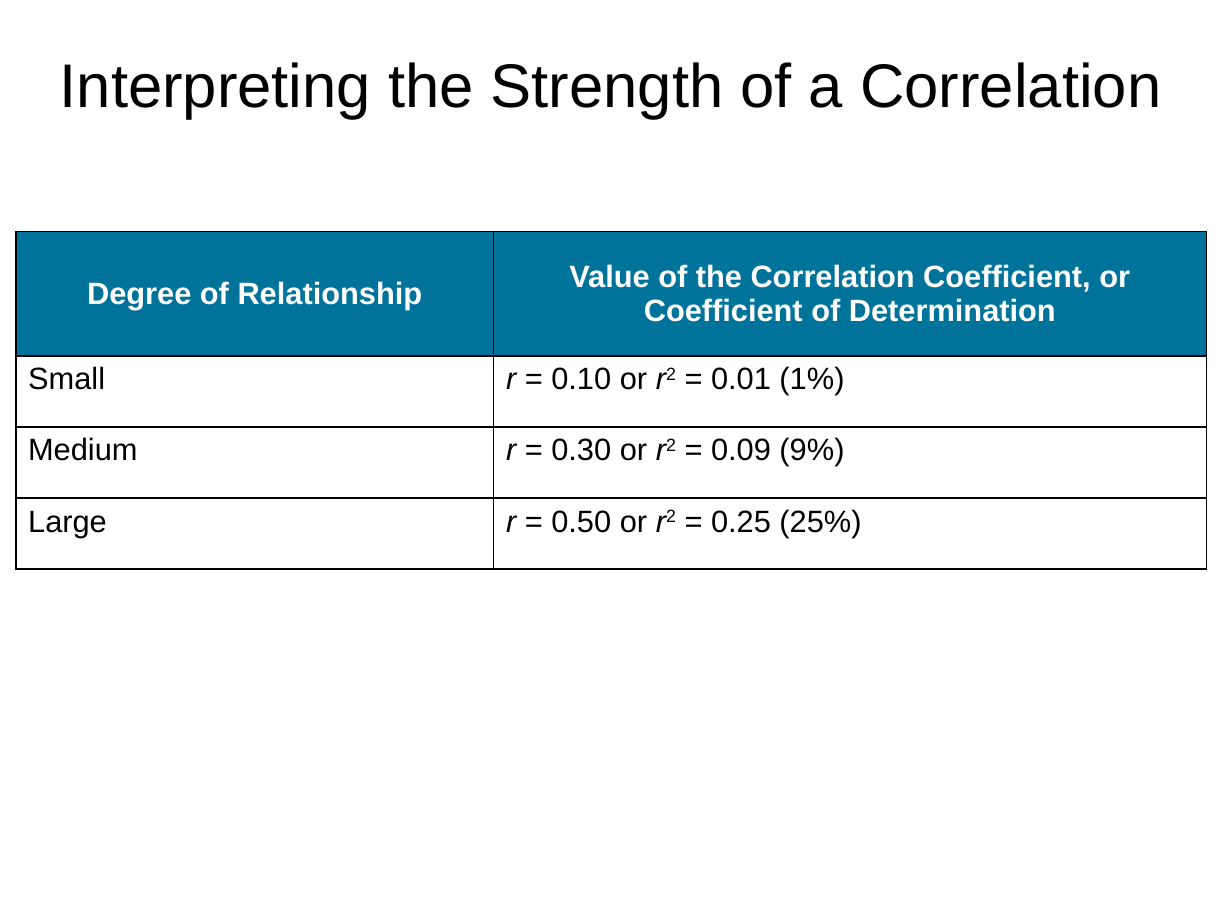
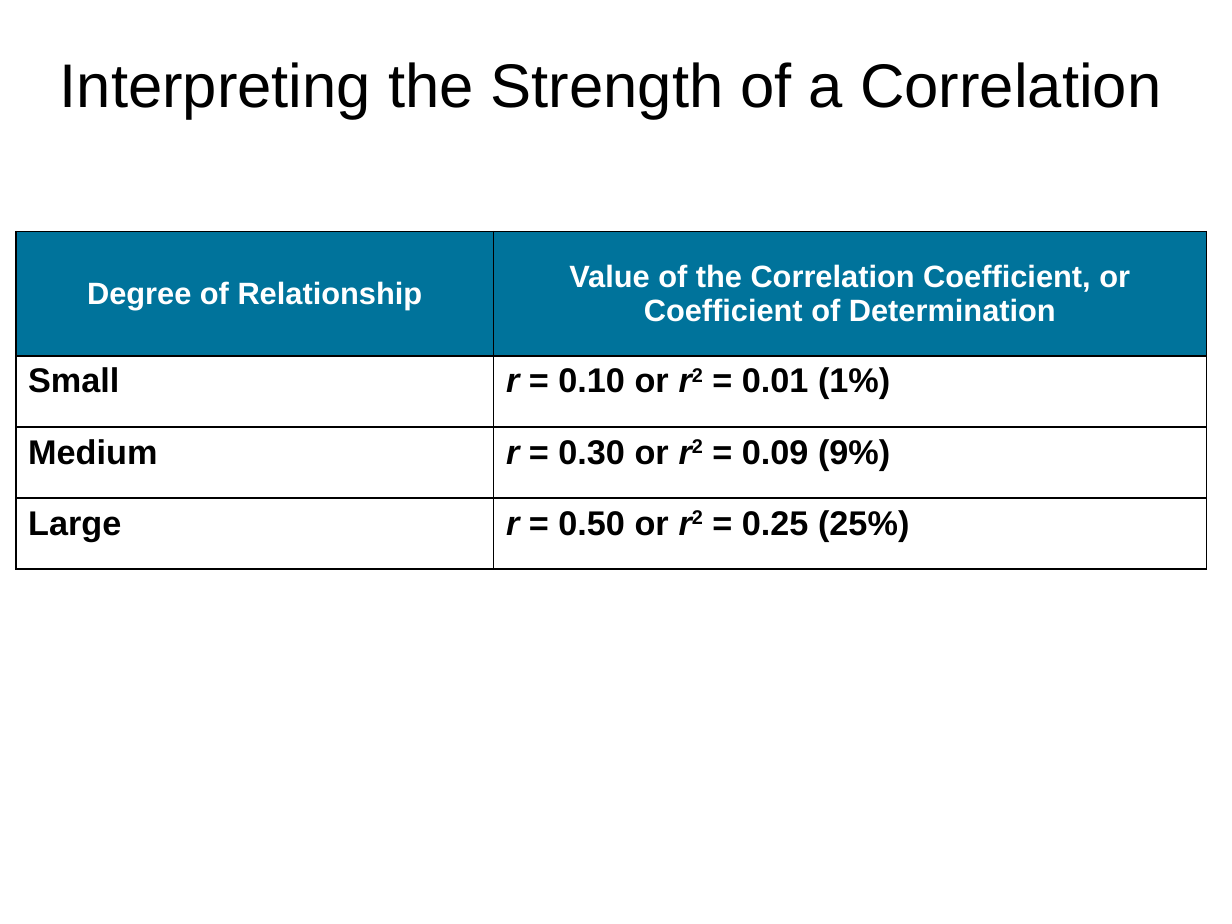
Before and after one commit to npm27/Teaching-Materials, a slide deck: slide 13 of Research Methods/Slides/Chapter 12.pptx (slide 15 before the commit). Drawn at 1232x924 pixels with LibreOffice and Linux fonts; fonts in the diff are those of the drawing. Boxes give left, top, right and bottom in pixels: in the first picture for what was removed or moved away, otherwise in the second. Text is boxed around its words. In the diff, an @@ line names an element or a change of style, - is before the commit and + after.

```diff
--- a/Research Methods/Slides/Chapter 12.pptx
+++ b/Research Methods/Slides/Chapter 12.pptx
@@ table at [16,232,1206,569] @@
@@ size 18 to 20 pt, bold on in "Small", "r = 0.10 or r2 = 0.01 ...", "Medium", "r = 0.30 or r2 = 0.09 ..." and 2 more places @@
```
Also in this commit, not shown: 3 other slides changed, 2 slides removed.
